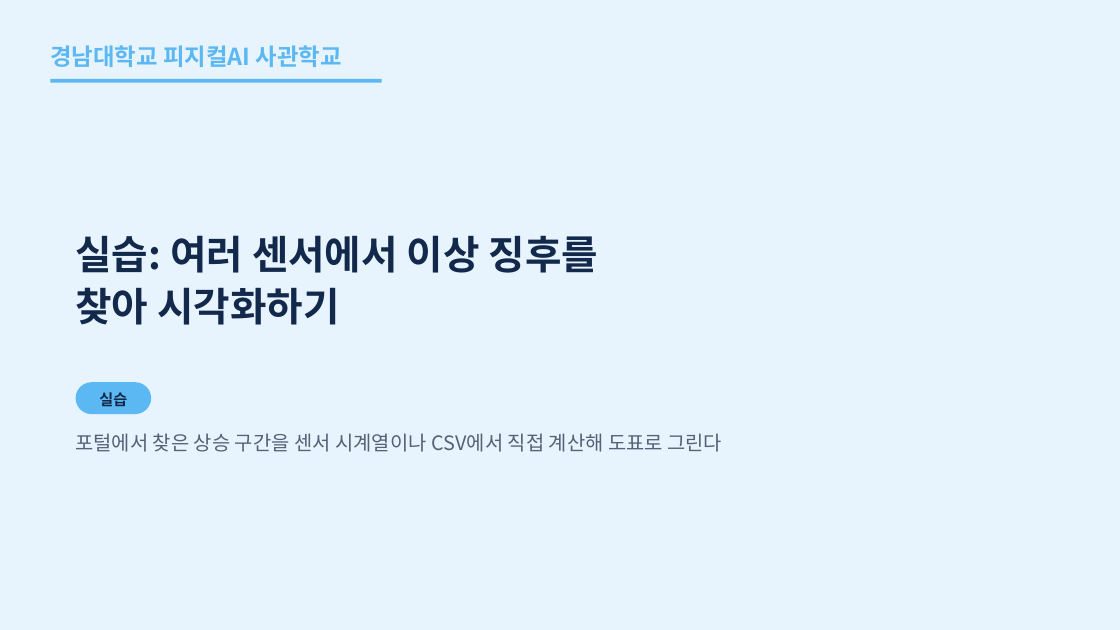
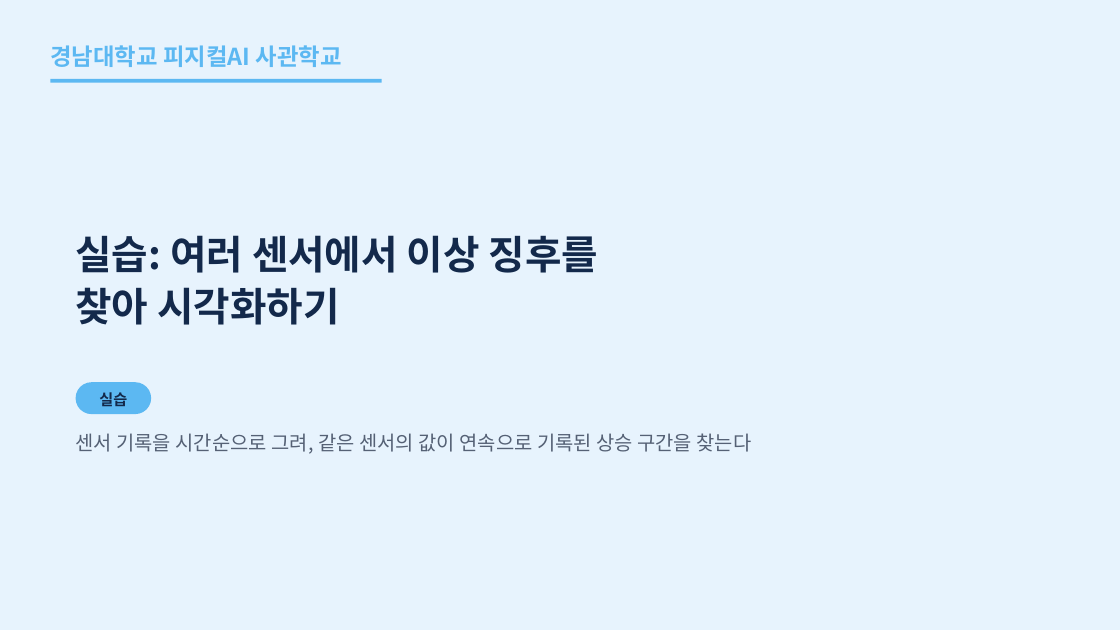
Before and after one commit to uengine-oss/hyd-iot-edu, a slide deck: slide 69 of workspace/강의제작/산출물/통합반/이론/05회차/통합반_05일차.pptx. Drawn at 1120x630 pixels with LibreOffice and Linux fonts; fonts in the diff are those of the drawing. Boxes give left, top, right and bottom in pixels: in the first picture for what was removed or moved away, otherwise in the second. Text is boxed around its words. In the diff, an @@ line names an element or a change of style, - is before the commit and + after.

Commit message:
통합반 5회차 69~70장 센서별 결측 구간과 포털·독립 CSV의 출처를 구분한다

```diff
--- a/workspace/강의제작/산출물/통합반/이론/05회차/통합반_05일차.pptx
+++ b/workspace/강의제작/산출물/통합반/이론/05회차/통합반_05일차.pptx
@@ text at bbox=[75, 433, 752, 454]: text changed @@
-포털에서 찾은 상승 구간을 센서 시계열이나 CSV에서 직접 계산해 도표로 그린다
+센서 기록을 시간순으로 그려, 같은 센서의 값이 연속으로 기록된 상승 구간을 찾는다
```
Also in this commit, not shown: 1 other slide changed, 19 other files.
